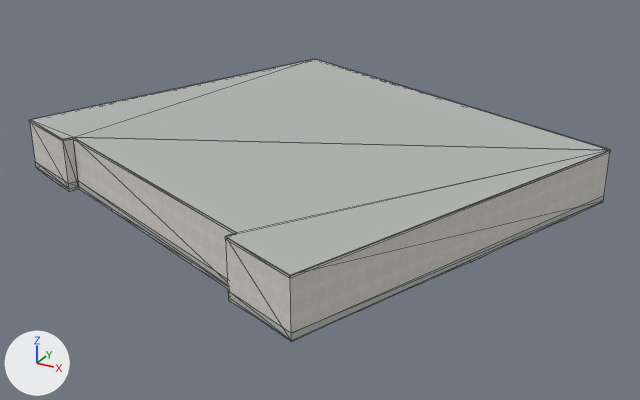
The Blender file assets/blender/buildings/osm-way-53921692.blend as it was, and as the next commit left it.
Before and after are seen from a 50 mm camera at (23.5, -41.1, 19.7) aimed at (1.1, -0.4, -0.7). Lighting does not change. The marker at lower left points along +X, +Y and +Z. The picture after the commit comes second. Mesh edges are drawn as thin lines.

Objects in the first picture: 'building foundation 53921692', 'reality 53921692 near reality aged pale plaster', 'reality 53921692 near reality concrete plinth', 'reality 53921692 near reality flat weathered roof', 'reality 53921692 near reality pale aluminum sill'.
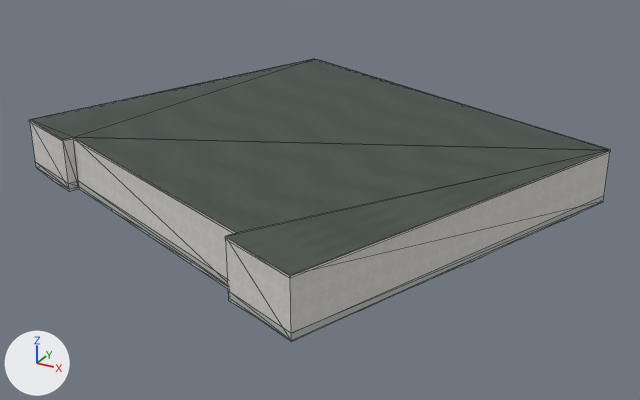
Pixel boxes (x1, y1, x2, y2) of what changed, in the pictures (640 x 400 px):
'reality 53921692 near reality flat weathered roof', surface changed (darker)
    both: (30, 59, 609, 275)
part 1 of me_reality_53921692_near_reality_pale_aluminum_sill, added
    after: (29, 59, 611, 278)

Edits to the bpy script that builds the scene:
```text
Add img_roof_color_png:
    img_roof_color_png = load_image('roof-color.png', '../../../public/models/architecture/textures/roof-color.png', 256, 256, 'sRGB')
Add img_roof_normal_png:
    img_roof_normal_png = load_image('roof-normal.png', '../../../public/models/architecture/textures/roof-normal.png', 256, 256, 'Non-Color')
Change mat_reality_flat_weathered_roof:
    remove # nodes: BsdfPrincipled, OutputMaterial
    remove # colours: grey #b3b7b4
    nodes: BsdfPrincipled, MixRGB, NormalMap, OutputMaterial, TexImage x2
    colours: white #ffffff
    uses the picture img_roof_color_png
    uses the picture img_roof_normal_png
Change me_reality_53921692_near_reality_pale_aluminum_sill:
    used by ob_reality_53921692_near_reality_pale_aluminum_sill; parent = ob_osm_way_53921692; location = (0.0, 0.0, 0.0)
    remove me_reality_53921692_near_reality_pale_aluminum_sill.from_pydata(...)  # 32 vertices, 16 faces; spans x -15.6..15.6, y -14.8..14.8, z 2.9..3.0
    add me_reality_53921692_near_reality_pale_aluminum_sill.from_pydata(...)  # 64 vertices, 32 faces; spans x -15.6..15.6, y -14.8..14.8, z 2.9..3.0
    me_reality_53921692_near_reality_pale_aluminum_sill part 1: 32 vertices added at x -15.6..15.6, y -14.8..14.8, z 3.0
```
